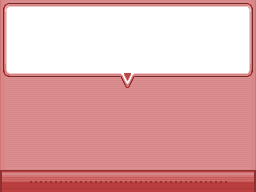
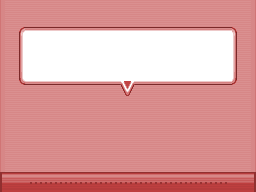
Layers edited between the first and the second 256×192 image:
added layer "smaller bubble" above "org_bubble.bmp" over [19,27,237,96]
hid "org_bubble.bmp" over [3,3,253,88]
added layer "scroll bar lowered" above "org_bottom.bmp" over [0,168,256,188]
